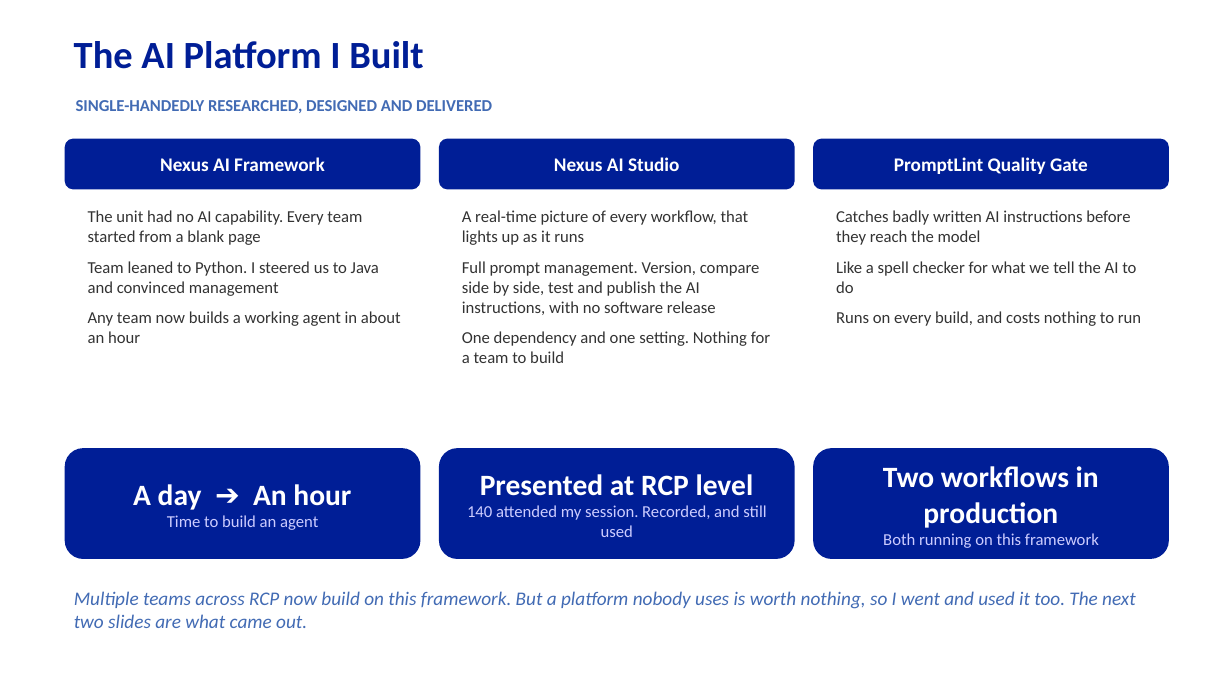
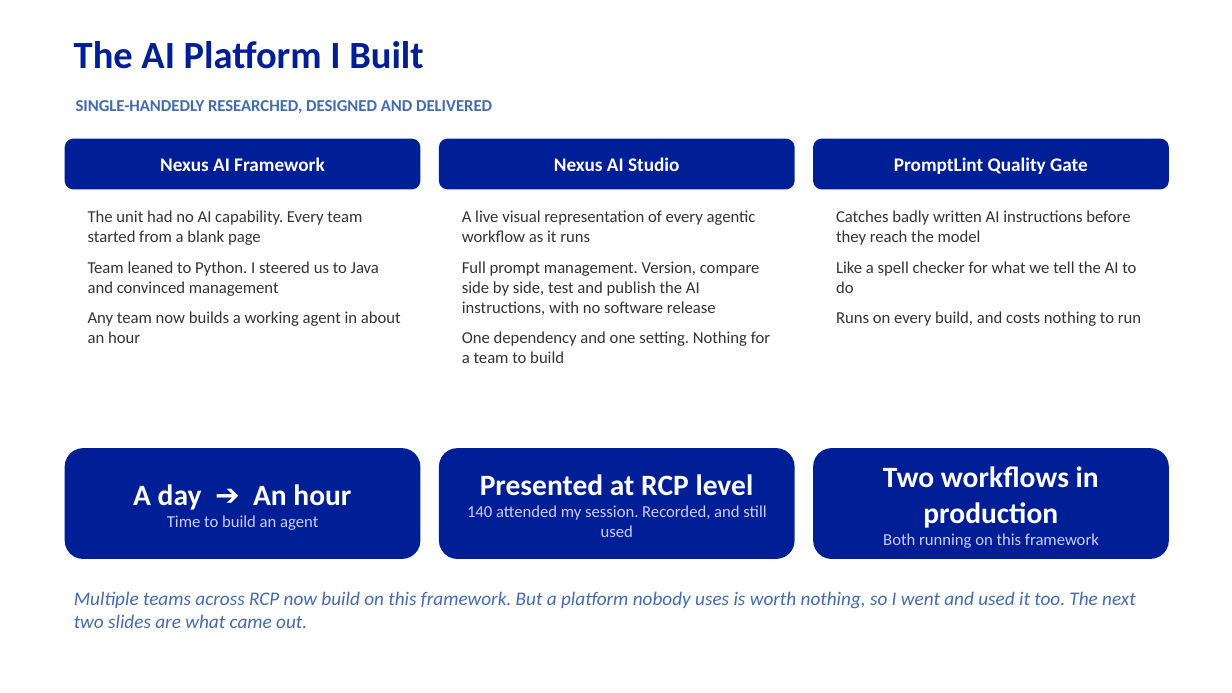
Before and after one commit to Eainde/promo, a slide deck: slide 3 of second_round/promotion_presentation_second_round.pptx. Drawn at 1232x693 pixels with LibreOffice and Linux fonts; fonts in the diff are those of the drawing. Boxes give left, top, right and bottom in pixels: in the first picture for what was removed or moved away, otherwise in the second. Text is boxed around its words. In the diff, an @@ line names an element or a change of style, - is before the commit and + after.

```diff
--- a/second_round/promotion_presentation_second_round.pptx
+++ b/second_round/promotion_presentation_second_round.pptx
@@ text at bbox=[462, 210, 756, 242]: text changed @@
-A real-time picture of every workflow, that lights up as it runs
+A live visual representation of every agentic workflow as it runs
```
Also in this commit, not shown: 5 other files.
